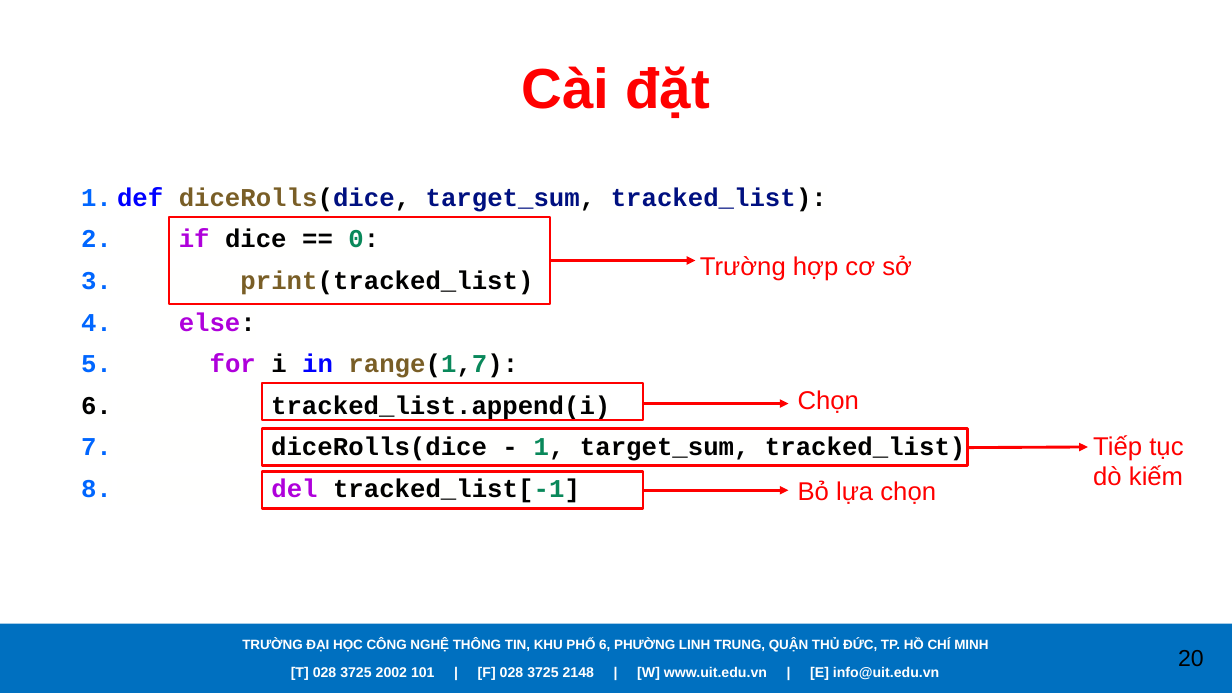
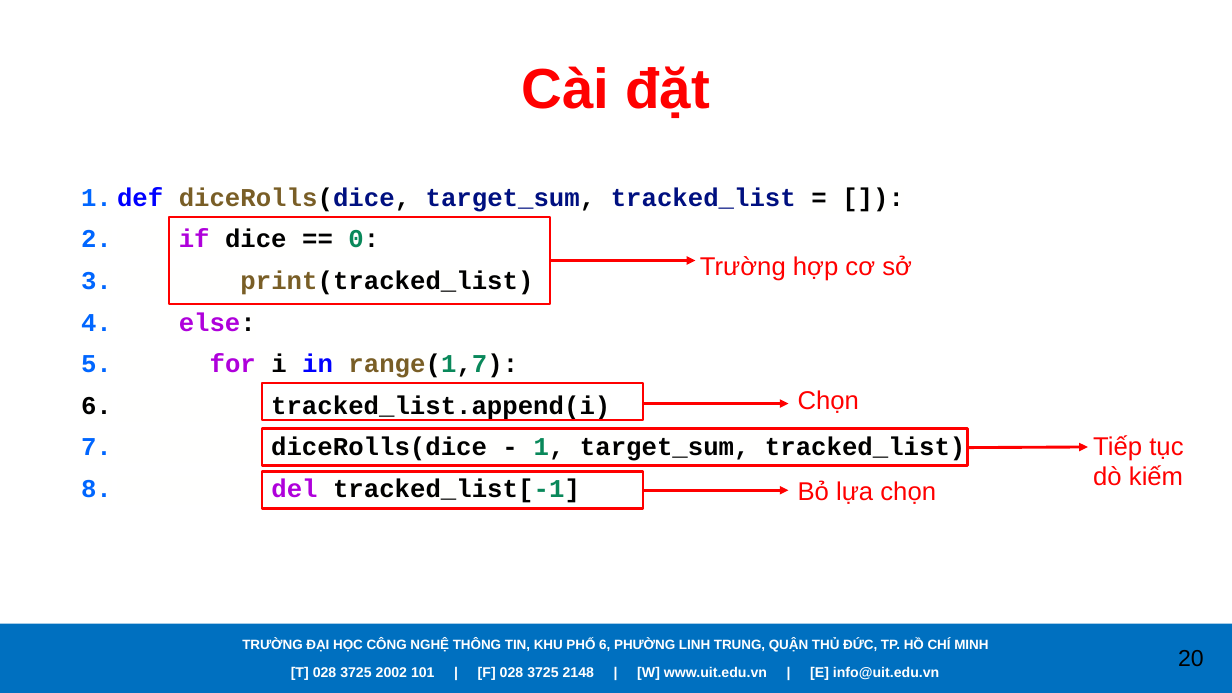
Before and after one commit to caodoanh2001/CS112.L21.KHMT, a slide deck: slide 20 of Seminar/Backtracking.pptx. Drawn at 1232x693 pixels with LibreOffice and Linux fonts; fonts in the diff are those of the drawing; background and template pictures are left out. Boxes give left, top, right and bottom in pixels: in the first picture for what was removed or moved away, otherwise in the second. Text is boxed around its words. In the diff, an @@ line names an element or a change of style, - is before the commit and + after.

```diff
--- a/Seminar/Backtracking.pptx
+++ b/Seminar/Backtracking.pptx
@@ text at bbox=[117, 187, 796, 212]: text changed @@
-1. def diceRolls(dice, target_sum, tracked_list):
+1. def diceRolls(dice, target_sum, tracked_list = []):
```
Also in this commit, not shown: 4 other slides changed.
